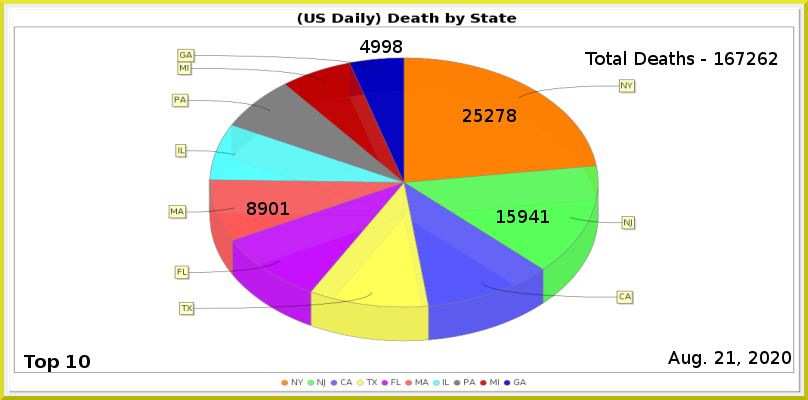
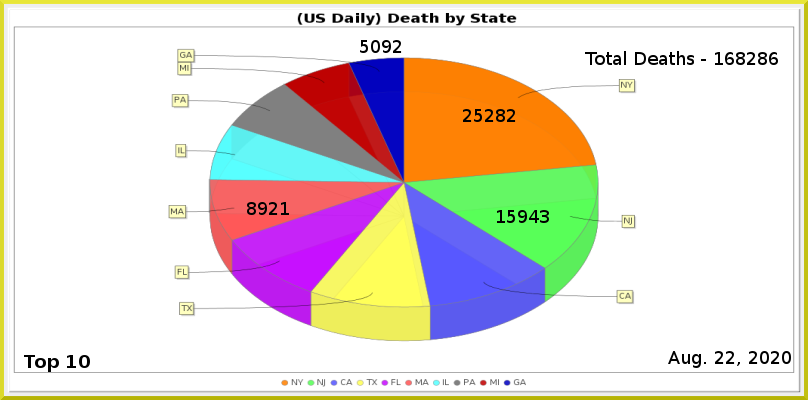
Comparing the layer stacks of the two 808px x 400px images. Changes:
painted on "Least" over 360, 40, 402, 53
painted on "MA" over 269, 202, 278, 215
painted on "NJ" over 540, 210, 549, 223
painted on "NY" over 496, 109, 516, 122
renamed "Total Deaths - 167262" to "Total Deaths - 168286", painted on it over 736, 52, 778, 65
painted on "Current Date" over 726, 351, 735, 364
painted on "Death_by_State.png" over 168, 48, 637, 342
